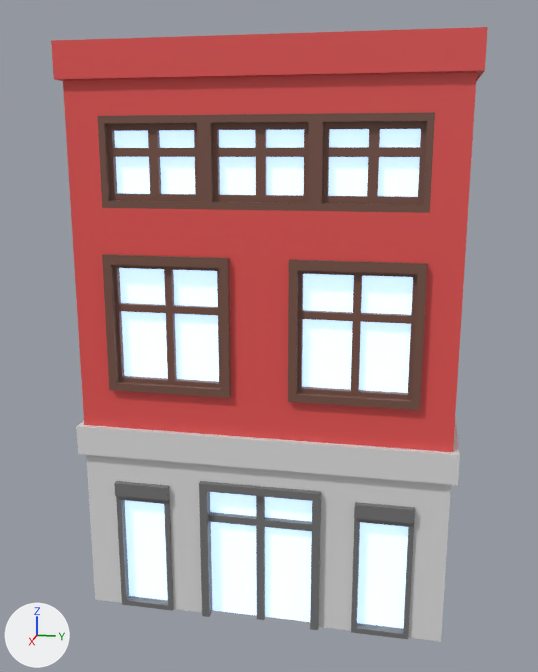
Before and after pictures for a commit that changed the FBX model Assets/3dmodels/House 5.4.fbx.
Both versions are drawn from a 50 mm camera at (-43.1, -73.8, 15.9) aimed at (-69.6, -79.1, 9.2). The lights are fixed; the arrows at lower left show +X, +Y and +Z. The picture after the commit comes second. Where no turn or scale is listed for an object, it has been applied to the vertices.

In view in the first picture: 'House 5.005'.
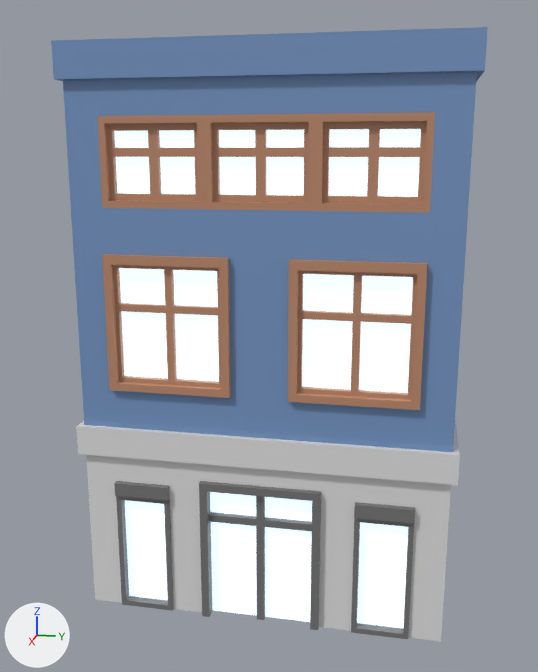
The change, as a diff of the scene's bpy script:
```diff
--- a/Assets/3dmodels/House 5.4.fbx.py
+++ b/Assets/3dmodels/House 5.4.fbx.py
@@ mat_çerçeve @@
 mat_çerçeve = principled_material('Çerçeve')
-mat_çerçeve.base_color = (0.191, 0.0887, 0.0648)  # brown #795448
+mat_çerçeve.base_color = (0.521, 0.258, 0.153)  # brown #bf8b6d
@@ mat_house_5_4 @@
 mat_house_5_4 = principled_material('House 5.4')
-mat_house_5_4.base_color = (0.815, 0.0908, 0.0865)  # red #e95553
+mat_house_5_4.base_color = (0.178, 0.305, 0.552)  # blue #7596c4
```

Location of each change, [x1, y1, x2, y2] in pixels of the pictures (538 x 672 px):
'House 5.005', recoloured (red to blue): [51, 27, 488, 631] in both
